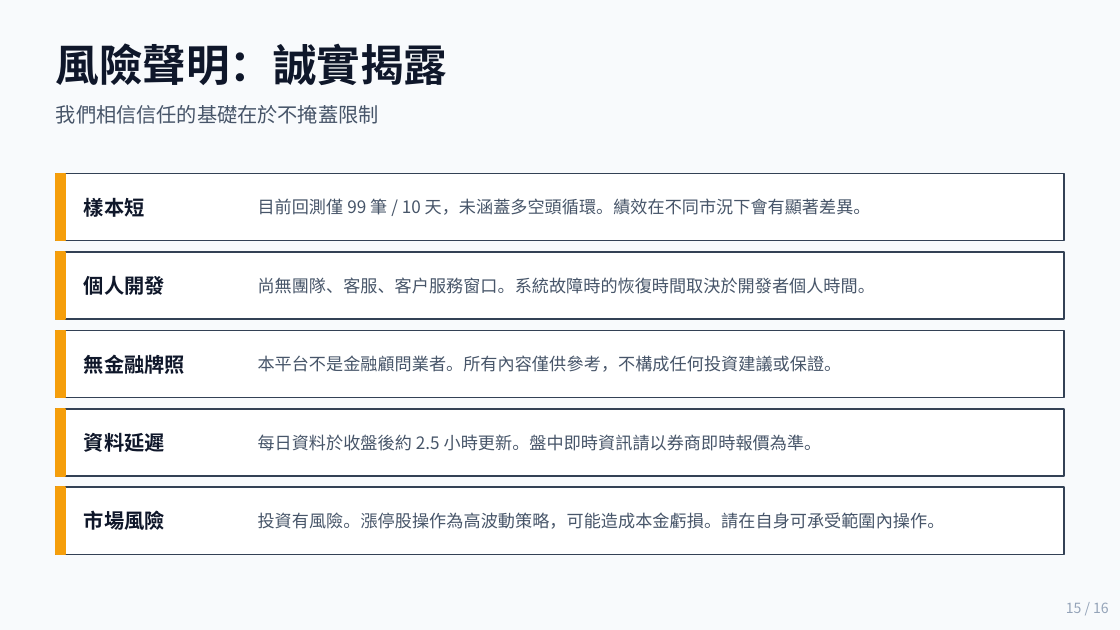
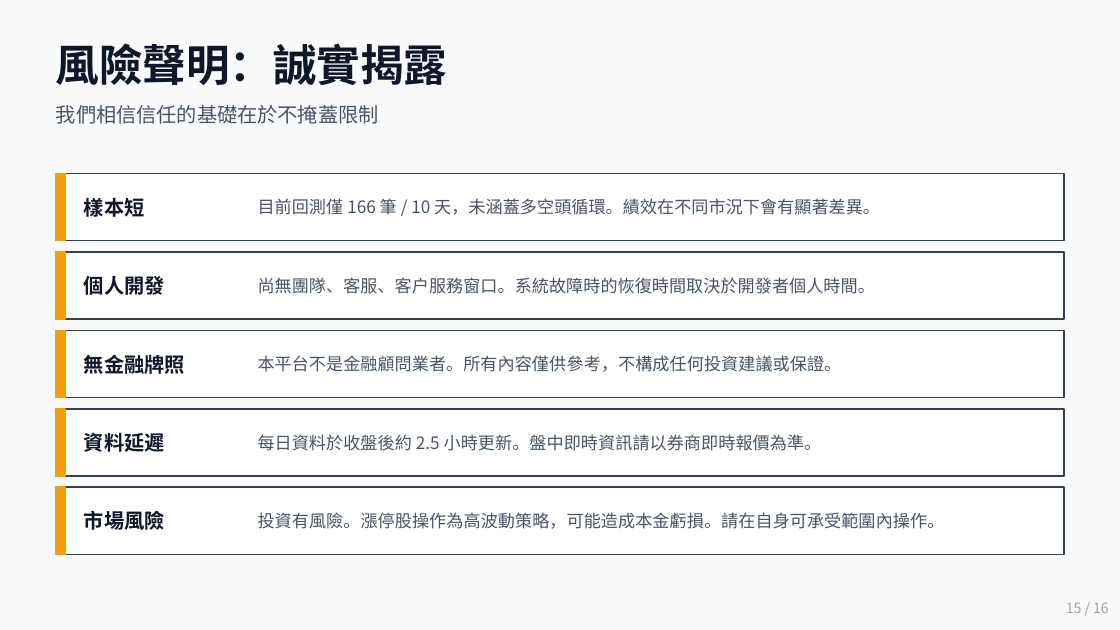
Before and after one commit to Kevin-Power/limit-up-radar, a slide deck: slide 15 of proposal/股文觀指_商業簡報.pptx. Drawn at 1120x630 pixels with LibreOffice and Linux fonts; fonts in the diff are those of the drawing. Boxes give left, top, right and bottom in pixels: in the first picture for what was removed or moved away, otherwise in the second. Text is boxed around its words. In the diff, an @@ line names an element or a change of style, - is before the commit and + after.

```diff
--- a/proposal/股文觀指_商業簡報.pptx
+++ b/proposal/股文觀指_商業簡報.pptx
@@ text at box(258, 198, 880, 215): text changed @@
-目前回測僅 99 筆 / 10 天，未涵蓋多空頭循環。績效在不同市況下會有顯著差異。
+目前回測僅 166 筆 / 10 天，未涵蓋多空頭循環。績效在不同市況下會有顯著差異。
```
Also in this commit, not shown: 5 other slides changed, 6 other files.
